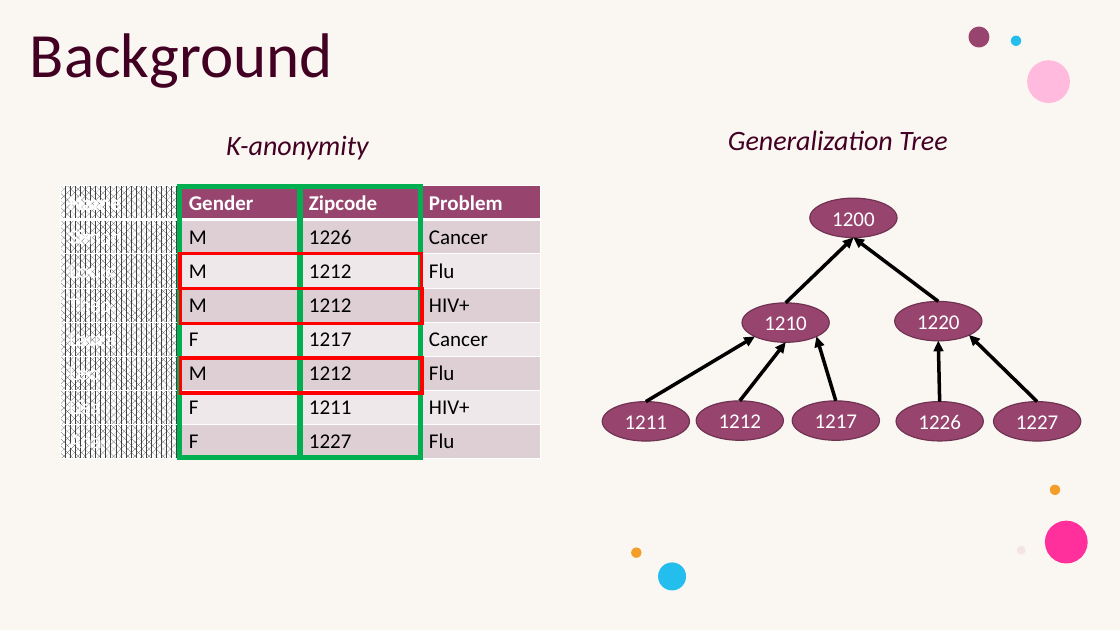
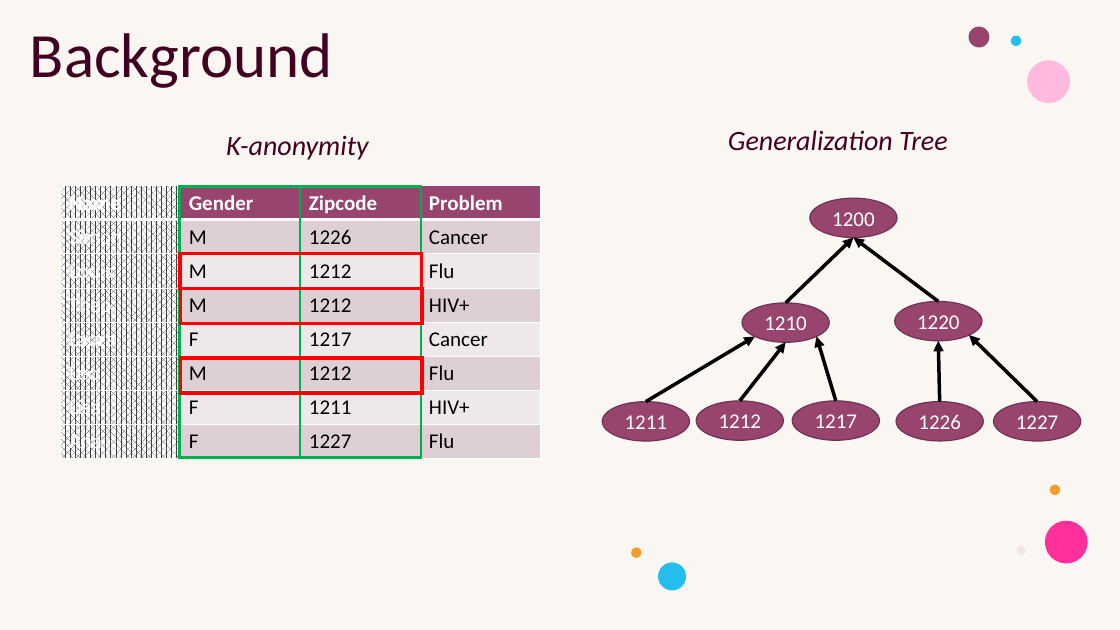
Before and after one commit to Ltochon/k-anon_tool, a slide deck: slide 2 of presentation/Présentation_1.pptx. Drawn at 1120x630 pixels with LibreOffice and Linux fonts; fonts in the diff are those of the drawing. Boxes give left, top, right and bottom in pixels: in the first picture for what was removed or moved away, otherwise in the second. Text is boxed around its words. In the diff, an @@ line names an element or a change of style, - is before the commit and + after.

```diff
--- a/presentation/Présentation_1.pptx
+++ b/presentation/Présentation_1.pptx
@@ rectangle at (180,187,301,458): outline #00B050 4.5 pt to #00B050 2.25 pt @@
@@ rectangle at (300,187,421,458): outline #00B050 4.5 pt to #00B050 2.25 pt @@
```
Also in this commit, not shown: 3 other slides changed, 1 slide added.
